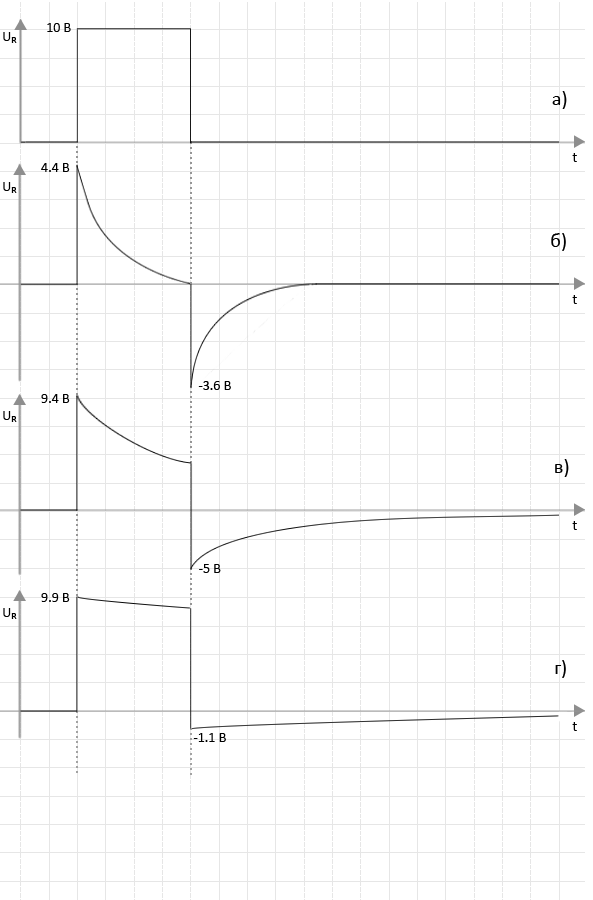
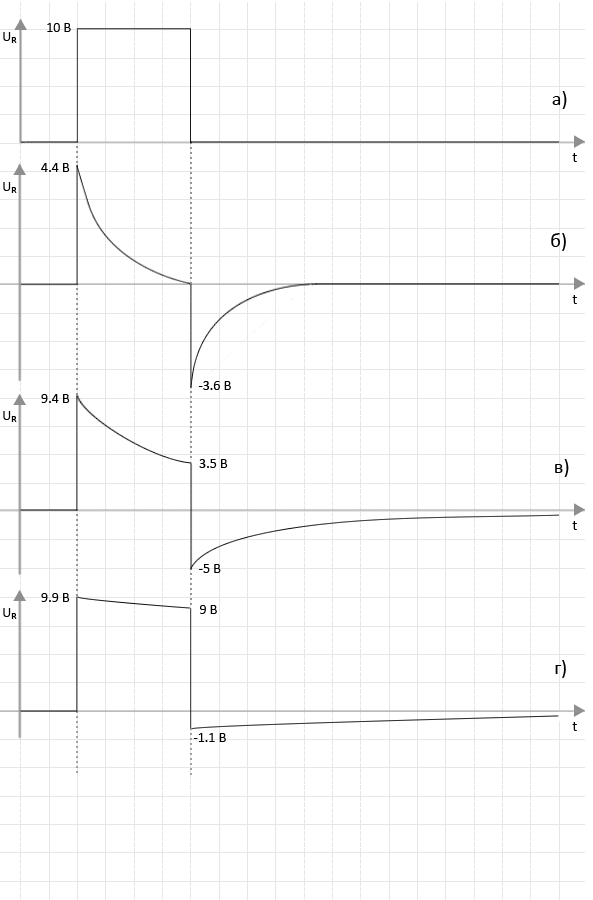
Layers edited between the first and the second 593x900 image:
added layer "3.5 В" in group "Группа 3" over [199, 459, 228, 468]
added layer "9 В" in group "Группа 4" over [200, 605, 217, 614]
